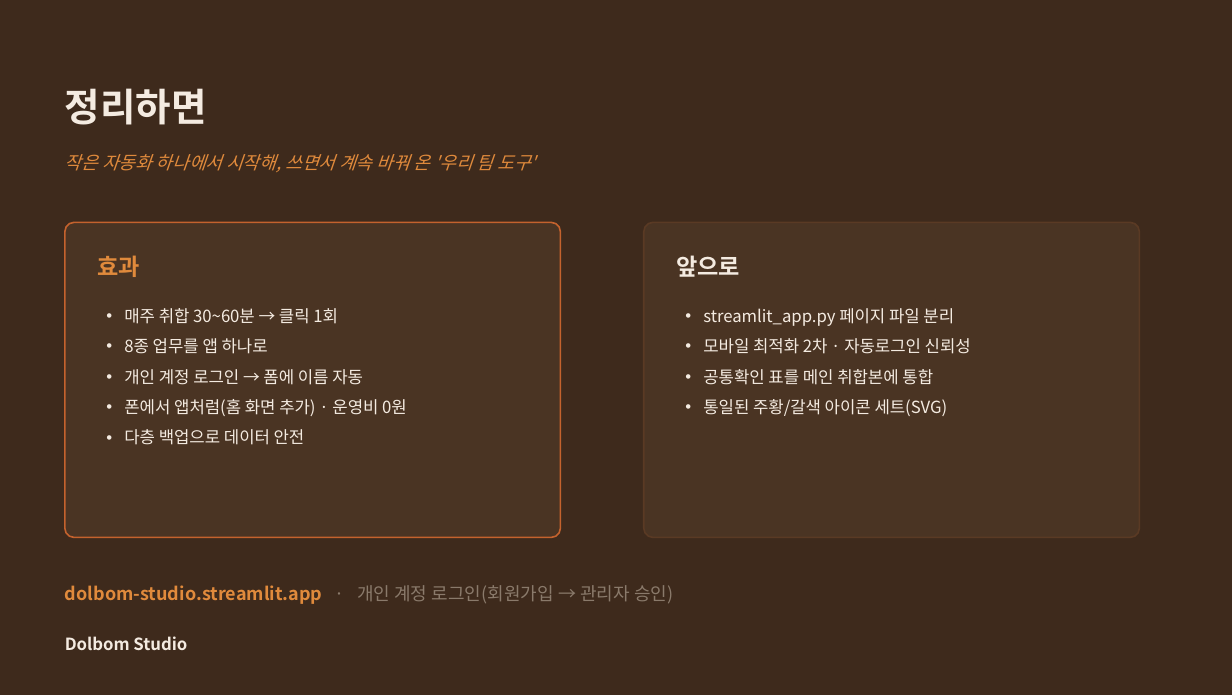
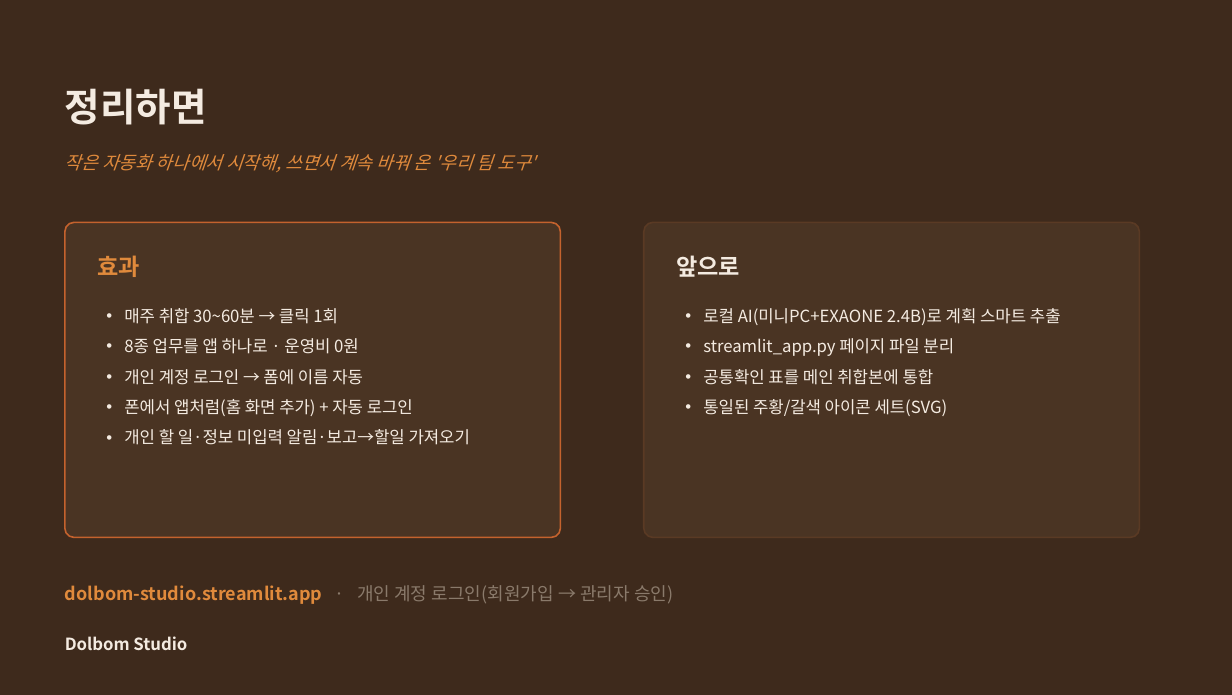
Before and after one commit to carerobot0001-pixel/carerobot-weekly-report, a slide deck: slide 16 of docs/dolbom_studio_소개.pptx (slide 14 before the commit). Drawn at 1232x695 pixels with LibreOffice and Linux fonts; fonts in the diff are those of the drawing. Boxes give left, top, right and bottom in pixels: in the first picture for what was removed or moved away, otherwise in the second. Text is boxed around its words. In the diff, an @@ line names an element or a change of style, - is before the commit and + after.

Commit message:
문서 갱신(누적 진행기록): 설계 MD에 진행과정 §11 상세화·개인할일/일정AI/로컬AI 반영, PPT 단계9·10 추가(16슬라이드)

```diff
--- a/docs/dolbom_studio_소개.pptx
+++ b/docs/dolbom_studio_소개.pptx
@@ text at [703, 308, 1061, 325]: paragraph added @@
+• 로컬 AI(미니PC+EXAONE 2.4B)로 계획 스마트 추출
@@ text at [124, 338, 359, 354]: text changed @@
-• 8종 업무를 앱 하나로
+• 8종 업무를 앱 하나로 · 운영비 0원
@@ text at [703, 338, 971, 354]: paragraph removed @@
-• 모바일 최적화 2차 · 자동로그인 신뢰성
@@ text at [124, 399, 470, 445]: text changed @@
-• 폰에서 앱처럼(홈 화면 추가) · 운영비 0원
-• 다층 백업으로 데이터 안전
+• 폰에서 앱처럼(홈 화면 추가) + 자동 로그인
+• 개인 할 일·정보 미입력 알림·보고→할일 가져오기
```
Also in this commit, not shown: 1 other slide changed, 2 slides added, 3 other files.
